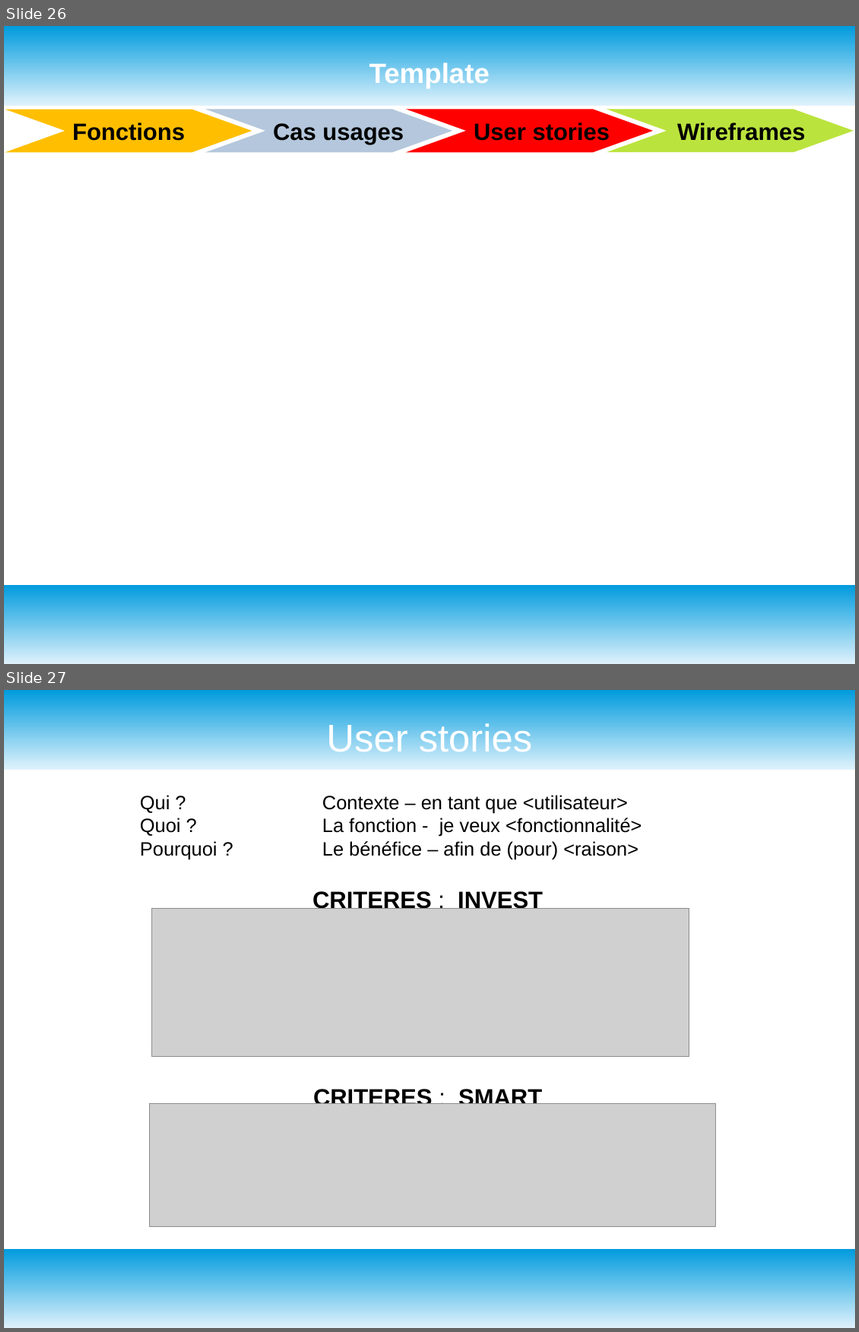
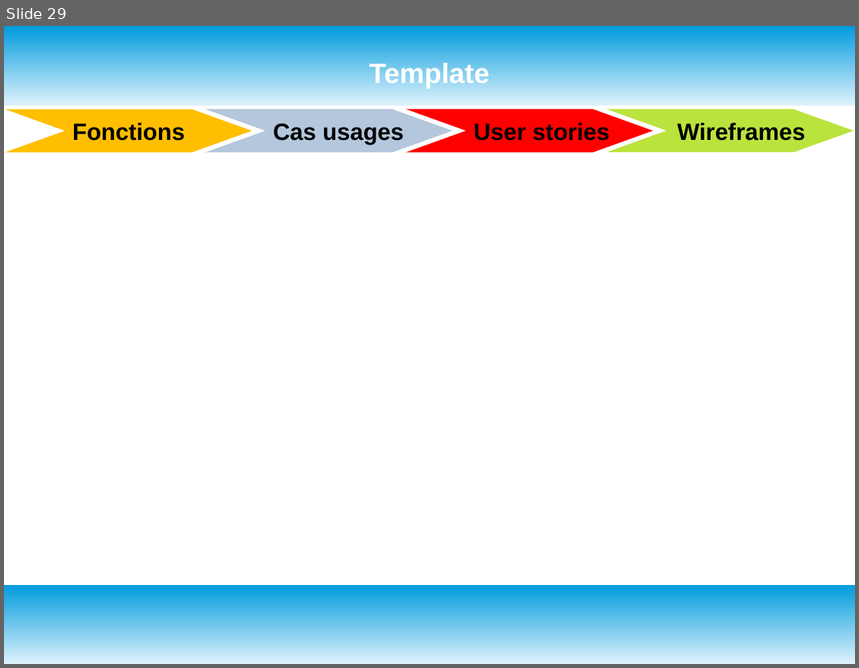
Before and after one commit to oliviersamin/P3_DesignezApplicationPythonAdapt-eBesoinsClient, a slide deck: P3_documentTravail.odp. Shown one above the other, each under a label of ours: slides 26 and 27 before the commit, slide 29 after it. The pictures are 859x1332 and 859x668 pixels, drawn with LibreOffice and Linux fonts; fonts in the diff are those of the drawing; grey boxes stand for pictures. Boxes give left, top, right and bottom in pixels: in the first picture for what was removed or moved away, otherwise in the second. Text is boxed around its words. In the diff, an @@ line names an element or a change of style, - is before the commit and + after.

Commit message:
Deuxième version des livrables après session mentorat. Use cases et user stories revues. Wireframes faits pour Desktop et Mobile. Pas encore de tableau Kanban. Fichiers Questions pour Julien

```diff
--- a/P3_documentTravail.odp
+++ b/P3_documentTravail.odp
@@ slide 27 removed at <box>4,690,855,1328</box>, background #FFFFFF; not listed: 2 template elements that a slide beside it also shows @@
@@ title removed at <box>326,720,533,752</box> @@
-User stories
@@ text removed at <box>140,795,218,859</box> @@
-Qui ?
-Quoi ?
-Pourquoi ?
@@ text removed at <box>322,795,642,859</box> @@
-Contexte – en tant que <utilisateur>
-La fonction - je veux <fonctionnalité>
-Le bénéfice – afin de (pour) <raison>
@@ text removed at <box>313,889,543,1104</box> @@
-CRITERES : INVEST
-CRITERES : SMART
@@ picture removed at <box>152,909,690,1057</box> @@
@@ picture removed at <box>149,1104,715,1227</box> @@
@@ what was slide 26 is now slide 29 @@
```
Also in this commit, not shown: 12 slides changed, 4 slides added, 1 other slide removed, 1 other file.
